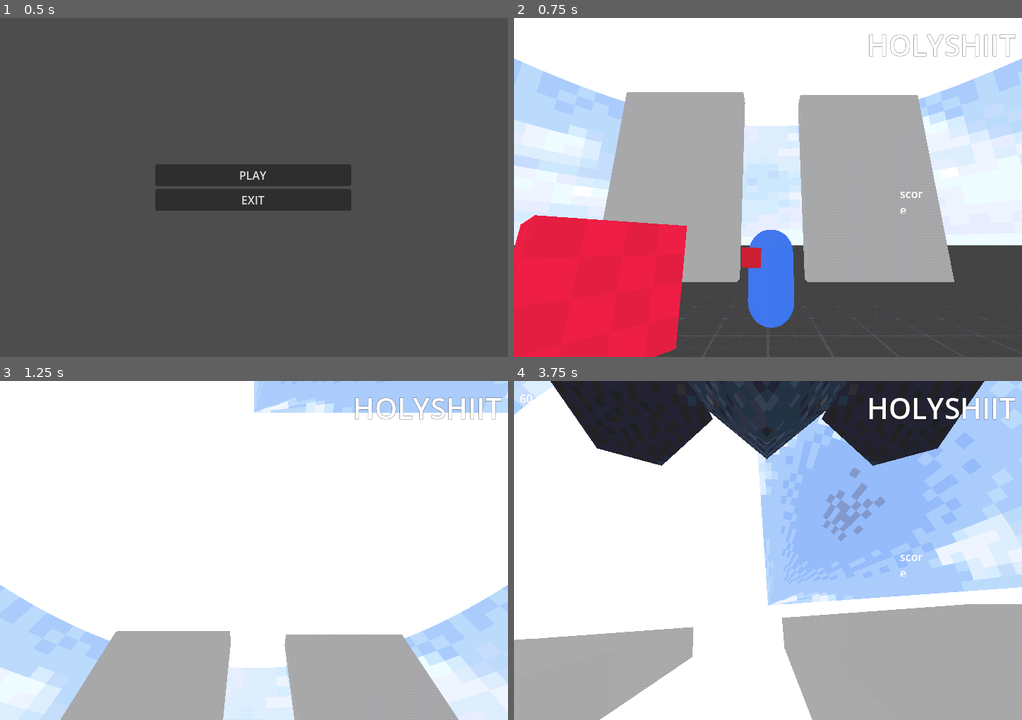
Above: before the commit, frames 1-4 (two rows, left to right).
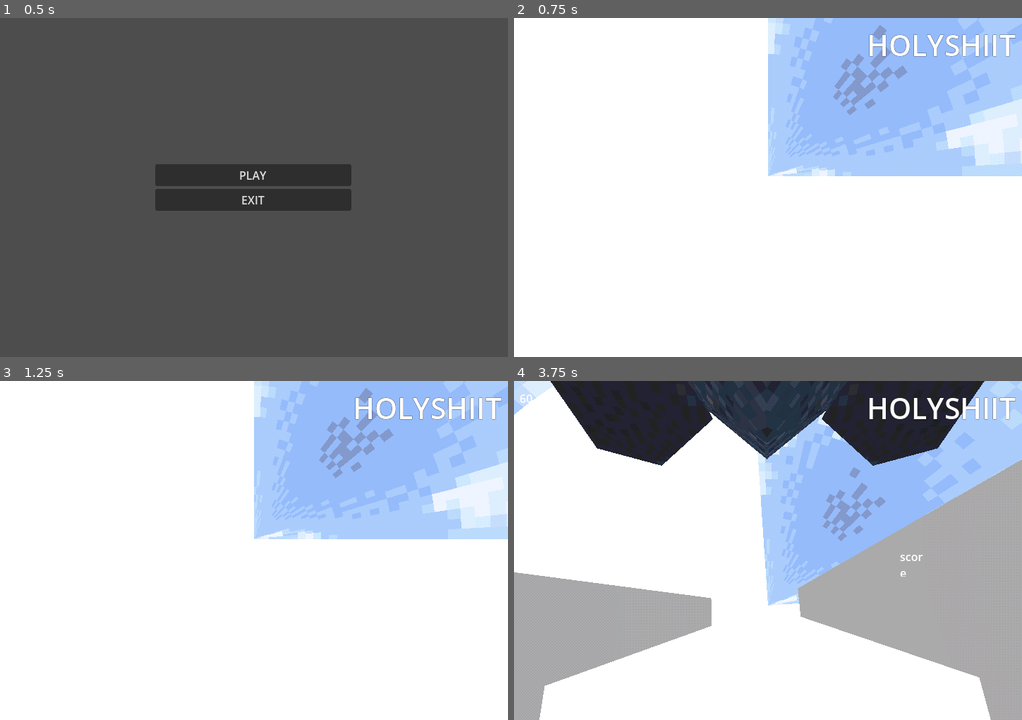
Above: after the commit, the same moments.

Repository: bluebanana21/boar-man
Game: Godot game, scene res://scenes/World/main_menu.tscn
Same seed, same stepped clock (60 frames per second), same inputs: the game is played once before the commit and once after it. Before the commit the project starts from res://scenes/World_scenes/main_menu.tscn.
Inputs (mouse positions are in pixels of both pictures, inside the frame that each line leads up to):
- Up to frame 1 (0.5 s): no input
- Up to frame 2 (0.75 s): click "PLAY" at 0.5 s
- Up to frame 3 (1.25 s): no input
- Up to frame 4 (3.75 s): tap Enter (ui_accept) at 1.25, 1.52, 2, 2.27, 2.75 s; move the mouse to (798, 550) at 1.27 s; press the mouse at (798, 550) at 1.28 s; hold W (forward) from 1.28 s (still down); move the mouse to (742, 550) at 2.02 s; release the mouse at (742, 550) at 2.03 s; click (742, 550) at 2.1 s; move the mouse to (778, 543) at 2.77 s; press the mouse at (778, 543) at 2.78 s; move the mouse to (762, 557) at 3.52 s; release the mouse at (762, 557) at 3.53 s; click (762, 557) at 3.6 s

Frame 1 is identical in both runs. In frame 2, 80% of the frame differs, in the area x 0-100%, y 0-100%; in frame 3, 44%; in frame 4, 28%.

Commit message:
update: added victim wander/idle state

Diff:
--- a/project.godot
+++ b/project.godot
@@ -11,7 +11,7 @@
 [application]
 
 config/name="Boar_man"
-run/main_scene="res://scenes/World_scenes/main_menu.tscn"
+run/main_scene="res://scenes/World/main_menu.tscn"
 config/features=PackedStringArray("4.3", "Mobile")
 config/icon="res://icon.svg"
 
@@ -24,7 +24,6 @@
 window/size/viewport_width=720
 window/size/viewport_height=480
 window/stretch/mode="viewport"
-window/vsync/vsync_mode=0
 
 [editor_plugins]
 
--- a/scenes/Player_scenes/player.tscn
+++ b/scenes/Player/player.tscn
@@ -2,7 +2,7 @@
 
 [ext_resource type="Texture2D" uid="uid://bnfol87xk2rbs" path="res://assets/3d-models/Player/boar-man-char_boarman-trim-3.png" id="1_pkxwr"]
 [ext_resource type="Shader" path="res://assets/shader/psx.gdshader" id="2_uf7br"]
-[ext_resource type="PackedScene" uid="uid://b000htv401a6g" path="res://scenes/Player_scenes/axe_weapon.tscn" id="4_wh33s"]
+[ext_resource type="PackedScene" uid="uid://b000htv401a6g" path="res://scenes/Player/axe_weapon.tscn" id="4_wh33s"]
 [ext_resource type="Script" path="res://scripts/states/state_machine.gd" id="5_ljhhb"]
 [ext_resource type="Script" path="res://scripts/Player/States/fps_movement.gd" id="6_q1i84"]
 [ext_resource type="Script" path="res://scripts/Player/States/tank_movement.gd" id="7_5br3y"]
@@ -362,21 +362,21 @@
 bones/7/rest = Transform3D(0.113638, 0.985997, -0.122047, 0.0751962, 0.113954, 0.990636, 0.990672, -0.121751, -0.0611938, 0.0183, 0.19039, -0.00355813)
 bones/7/enabled = true
 bones/7/position = Vector3(0.0183, 0.19039, -0.00355813)
-bones/7/rotation = Quaternion(-0.514995, -0.515148, -0.421667, 0.54)
+bones/7/rotation = Quaternion(-0.541727, -0.480262, -0.396952, 0.56419)
 bones/7/scale = Vector3(1, 0.999999, 1)
 bones/8/name = "upper_arm.L"
 bones/8/parent = 7
 bones/8/rest = Transform3D(0.0983943, 0.0802588, 0.991906, -0.995052, -0.00588488, 0.0991825, 0.0137976, -0.996756, 0.0792827, -0.00175682, 0.181514, -0.0238596)
 bones/8/enabled = true
 bones/8/position = Vector3(-0.00175682, 0.181514, -0.0238596)
-bones/8/rotation = Quaternion(-0.494969, 0.432331, -0.510775, 0.554261)
+bones/8/rotation = Quaternion(-0.603463, 0.647962, -0.300421, 0.354578)
 bones/8/scale = Vector3(1, 0.999999, 1)
 bones/9/name = "forearm.L"
 bones/9/parent = 8
 bones/9/rest = Transform3D(0.93602, 0.187783, 0.297666, -0.00810107, 0.857038, -0.51519, -0.351855, 0.479816, 0.803725, -5.58794e-09, 0.278044, -8.84756e-09)
 bones/9/enabled = true
 bones/9/position = Vector3(-5.58794e-09, 0.278044, -8.84756e-09)
-bones/9/rotation = Quaternion(0.347935, 0.0898291, -0.247579, 0.899765)
+bones/9/rotation = Quaternion(0.167404, 0.178442, -0.0728987, 0.966861)
 bones/9/scale = Vector3(1, 1, 1)
 bones/10/name = "hand.L"
 bones/10/parent = 9
@@ -390,21 +390,21 @@
 bones/11/rest = Transform3D(0.113638, -0.985997, 0.122047, -0.0751966, 0.113954, 0.990636, -0.990672, -0.121752, -0.0611941, -0.0183, 0.19039, -0.00355814)
 bones/11/enabled = true
 bones/11/position = Vector3(-0.0183, 0.19039, -0.00355814)
-bones/11/rotation = Quaternion(-0.515308, 0.514756, 0.421389, 0.540292)
+bones/11/rotation = Quaternion(-0.46686, 0.569725, 0.45995, 0.495885)
 bones/11/scale = Vector3(1, 1, 1)
 bones/12/name = "upper_arm.R"
 bones/12/parent = 11
 bones/12/rest = Transform3D(0.0983939, -0.0802586, -0.991906, 0.995052, -0.00588524, 0.0991822, -0.0137978, -0.996757, 0.0792824, 0.00175683, 0.181514, -0.0238595)
 bones/12/enabled = true
 bones/12/position = Vector3(0.00175683, 0.181514, -0.0238595)
-bones/12/rotation = Quaternion(-0.547313, -0.52673, 0.434981, 0.483524)
+bones/12/rotation = Quaternion(-0.424343, -0.316935, 0.581116, 0.617891)
 bones/12/scale = Vector3(1, 1, 1)
 bones/13/name = "forearm.R"
 bones/13/parent = 12
 bones/13/rest = Transform3D(0.93602, -0.187783, -0.297666, 0.00810096, 0.857038, -0.51519, 0.351855, 0.479816, 0.803725, 2.79397e-08, 0.278044, 9.31323e-09)
 bones/13/enabled = true
 bones/13/position = Vector3(2.79397e-08, 0.278044, 9.31323e-09)
-bones/13/rotation = Quaternion(0.0944475, -0.152084, 0.10977, 0.977702)
+bones/13/rotation = Quaternion(0.192498, -0.0553199, 0.271434, 0.941386)
 bones/13/scale = Vector3(1, 1, 1)
 bones/14/name = "hand.R"
 bones/14/parent = 13
@@ -432,28 +432,28 @@
 bones/17/rest = Transform3D(0.981691, 0.187697, -0.0324336, 0.190457, -0.969817, 0.152254, -0.00287693, -0.155644, -0.987809, 0.098, 0.0675742, 0.0156842)
 bones/17/enabled = true
 bones/17/position = Vector3(0.098, 0.0675742, 0.0156842)
-bones/17/rotation = Quaternion(0.987468, 0.0955833, -0.00427392, -0.125509)
+bones/17/rotation = Quaternion(0.980324, 0.090027, -0.0323982, 0.172659)
 bones/17/scale = Vector3(1, 1, 1)
 bones/18/name = "shin.L"
 bones/18/parent = 17
 bones/18/rest = Transform3D(0.985935, -0.163665, 0.033846, 0.163582, 0.986516, 0.00519947, -0.0342406, 0.000410266, 0.999413, 1.28057e-09, 0.307797, -9.31323e-10)
 bones/18/enabled = true
 bones/18/position = Vector3(1.28057e-09, 0.307797, -9.31323e-10)
-bones/18/rotation = Quaternion(0.15379, 0.0334708, 0.078709, 0.984395)
+bones/18/rotation = Quaternion(0.104012, 0.0282534, 0.0800188, 0.990949)
 bones/18/scale = Vector3(1, 1, 0.999999)
 bones/19/name = "foot.L"
 bones/19/parent = 18
 bones/19/rest = Transform3D(0.999699, -0.00270438, -0.0244004, 0.0244846, 0.182216, 0.982954, 0.00178785, -0.983255, 0.182227, -1.07393e-08, 0.382628, 1.88302e-08)
 bones/19/enabled = true
 bones/19/position = Vector3(-1.07393e-08, 0.382628, 1.88302e-08)
-bones/19/rotation = Quaternion(-0.722895, -0.00946934, 0.00781203, 0.690848)
+bones/19/rotation = Quaternion(-0.595116, -0.00800509, 0.00930681, 0.803546)
 bones/19/scale = Vector3(1, 1, 1)
 bones/20/name = "toe.L"
 bones/20/parent = 19
 bones/20/rest = Transform3D(-1, 4.53409e-08, 1.45115e-07, 6.81997e-09, 0.966911, -0.255113, -1.5188e-07, -0.255113, -0.966911, 2.30175e-09, 0.159298, 6.10605e-08)
 bones/20/enabled = true
 bones/20/position = Vector3(2.30175e-09, 0.159298, 6.10605e-08)
-bones/20/rotation = Quaternion(2.94166e-07, 0.976817, -0.214077, 4.98455e-08)
+bones/20/rotation = Quaternion(1.38957e-08, 0.991663, -0.128859, 7.49622e-08)
 bones/20/scale = Vector3(1, 1, 1)
 bones/21/name = "heel.02.L"
 bones/21/parent = 19
@@ -467,28 +467,28 @@
 bones/22/rest = Transform3D(0.981694, -0.187697, 0.0324296, -0.190457, -0.969817, 0.152255, 0.00287289, -0.155644, -0.987811, -0.098, 0.0675742, 0.0156841)
 bones/22/enabled = true
 bones/22/position = Vector3(-0.098, 0.0675742, 0.0156841)
-bones/22/rotation = Quaternion(0.977582, -0.0895229, 0.0337627, 0.18756)
+bones/22/rotation = Quaternion(0.962551, -0.0953204, -0.00827345, -0.253655)
 bones/22/scale = Vector3(1, 1, 1)
 bones/23/name = "shin.R"
 bones/23/parent = 22
 bones/23/rest = Transform3D(0.985935, 0.163664, -0.0338455, -0.163582, 0.986516, 0.00520045, 0.0342403, 0.000409221, 0.999414, -1.00117e-08, 0.307797, 9.31323e-09)
 bones/23/enabled = true
 bones/23/position = Vector3(-1.00117e-08, 0.307797, 9.31323e-09)
-bones/23/rotation = Quaternion(0.322748, -0.0508374, -0.0726298, 0.942324)
+bones/23/rotation = Quaternion(0.173084, -0.035481, -0.0781437, 0.981161)
 bones/23/scale = Vector3(1, 1, 1)
 bones/24/name = "foot.R"
 bones/24/parent = 23
 bones/24/rest = Transform3D(0.999699, 0.00270235, 0.0243995, -0.0244834, 0.182218, 0.982953, -0.00178974, -0.983254, 0.182229, -2.28465e-08, 0.382627, 8.09086e-09)
 bones/24/enabled = true
 bones/24/position = Vector3(-2.28465e-08, 0.382627, 8.09086e-09)
-bones/24/rotation = Quaternion(-0.663322, 0.00879125, -0.00856735, 0.748234)
+bones/24/rotation = Quaternion(-0.518958, 0.00711882, -0.0100002, 0.854712)
 bones/24/scale = Vector3(1, 1, 1)
 bones/25/name = "toe.R"
 bones/25/parent = 24
 bones/25/rest = Transform3D(-1, -2.02669e-07, -6.01546e-07, -4.25013e-08, 0.966911, -0.255113, 6.33345e-07, -0.255113, -0.966911, -7.25345e-09, 0.159298, 5.70291e-08)
 bones/25/enabled = true
 bones/25/position = Vector3(-7.25345e-09, 0.159298, 5.70291e-08)
-bones/25/rotation = Quaternion(1.30346e-08, 0.976156, -0.217071, -3.41457e-07)
+bones/25/rotation = Quaternion(-1.42355e-07, 0.842453, -0.538769, -3.2691e-07)
 bones/25/scale = Vector3(1, 1, 1)
 bones/26/name = "heel.02.R"
 bones/26/parent = 24
@@ -503,7 +503,7 @@
 skin = SubResource("Skin_csxyf")
 
 [node name="BoneAttachment3D" type="BoneAttachment3D" parent="metarig/Skeleton3D"]
-transform = Transform3D(-0.983911, 0.175336, -0.0342934, -0.171366, -0.980482, -0.0963821, -0.0505233, -0.0889546, 0.994754, -0.215513, 0.157815, -0.15321)
+transform = Transform3D(-0.821017, 0.559811, -0.111993, -0.492631, -0.595549, 0.634536, 0.288523, 0.576137, 0.764736, -0.109853, 0.256091, 0.20693)
 bone_name = "hand.R"
 bone_idx = 14
 
--- a/scenes/Victim_scenes/victim.tscn
+++ b/scenes/Victim/victim.tscn
@@ -1,6 +1,10 @@
-[gd_scene load_steps=11 format=3 uid="uid://bwlf6mht7tj31"]
+[gd_scene load_steps=15 format=3 uid="uid://bwlf6mht7tj31"]
 
-[ext_resource type="Script" path="res://scripts/victim_scripts/victim.gd" id="1_dh56u"]
+[ext_resource type="Script" path="res://scripts/states/state_machine.gd" id="2_xp636"]
+[ext_resource type="Script" path="res://scripts/victim_scripts/States/victim_idle.gd" id="3_dtdox"]
+[ext_resource type="Script" path="res://scripts/victim_scripts/States/victim_scared.gd" id="4_43h4f"]
+[ext_resource type="Script" path="res://scripts/victim_scripts/States/victim_violent.gd" id="5_a6jay"]
+[ext_resource type="Script" path="res://scripts/victim_scripts/States/victim_dead.gd" id="6_fn26f"]
 
 [sub_resource type="CapsuleShape3D" id="CapsuleShape3D_he4ew"]
 
@@ -102,7 +106,6 @@
 
 [node name="Victim" type="CharacterBody3D"]
 transform = Transform3D(1, 0, 0, 0, 1, 0, 0, 0, 1, 0, 1, 0)
-script = ExtResource("1_dh56u")
 
 [node name="CollisionShape3D" type="CollisionShape3D" parent="."]
 shape = SubResource("CapsuleShape3D_he4ew")
@@ -147,3 +150,22 @@
 
 [node name="FOVCast" type="RayCast3D" parent="."]
 transform = Transform3D(1.91069e-15, 2.09815e-07, -1, 1, -2.09815e-07, 0, -4.37114e-08, -4.8, -4.37114e-08, 0, 0, 0)
+
+[node name="StateMachine" type="Node" parent="." node_paths=PackedStringArray("initial_state")]
+script = ExtResource("2_xp636")
+initial_state = NodePath("VictimIdle")
+
+[node name="VictimIdle" type="Node3D" parent="StateMachine" node_paths=PackedStringArray("victim")]
+script = ExtResource("3_dtdox")
+victim = NodePath("../..")
+move_speed = 2.0
+
+[node name="VictimScared" type="Node3D" parent="StateMachine"]
+script = ExtResource("4_43h4f")
+
+[node name="VictimViolent" type="Node3D" parent="StateMachine"]
+script = ExtResource("5_a6jay")
+
+[node name="VictimDead" type="Node3D" parent="StateMachine"]
+transform = Transform3D(1, 0, 0, 0, 1, 0, 0, -4.62812e-29, 1, 0, 0, 4.62812e-29)
+script = ExtResource("6_fn26f")
--- a/scenes/World_scenes/world.tscn
+++ b/scenes/World/world.tscn
@@ -1,29 +1,29 @@
 [gd_scene load_steps=32 format=3 uid="uid://bn22r1qaycqkx"]
 
-[ext_resource type="Texture2D" uid="uid://c8arnlq67qi7" path="res://assets/textures/grids/Dark/texture_05.png" id="1_20tk5"]
-[ext_resource type="Texture2D" uid="uid://b58xv1joypxo5" path="res://assets/textures/grids/Orange/texture_09.png" id="2_4g7fi"]
-[ext_resource type="Texture2D" uid="uid://cb6jn5q5c4fgk" path="res://assets/shader/Daylight-Box-UV-psx-1.png" id="2_olrgw"]
-[ext_resource type="Script" path="res://scripts/World_scripts/game_manager.gd" id="2_qftlj"]
-[ext_resource type="Texture2D" uid="uid://djg8y25y06h5n" path="res://assets/textures/grids/Green/texture_09.png" id="3_5yguv"]
-[ext_resource type="Texture2D" uid="uid://hu5rfl6qr2nv" path="res://assets/textures/grids/Red/texture_09.png" id="4_bbcvw"]
-[ext_resource type="Script" path="res://addons/phantom_camera/scripts/phantom_camera/phantom_camera_3d.gd" id="6_m5yp5"]
-[ext_resource type="Script" path="res://addons/phantom_camera/scripts/resources/tween_resource.gd" id="8_0iifm"]
-[ext_resource type="Script" path="res://addons/phantom_camera/scripts/resources/camera_3d_resource.gd" id="8_huh2v"]
-[ext_resource type="Script" path="res://addons/phantom_camera/scripts/phantom_camera_host/phantom_camera_host.gd" id="9_5lj70"]
-[ext_resource type="Script" path="res://scripts/World_scripts/area_3d.gd" id="10_3ba0x"]
-[ext_resource type="Shader" path="res://assets/shader/psx-post.gdshader" id="11_ojjgn"]
-[ext_resource type="PackedScene" uid="uid://ct4djq7gy118w" path="res://scenes/Player_scenes/player.tscn" id="12_7522c"]
-[ext_resource type="PackedScene" uid="uid://bwlf6mht7tj31" path="res://scenes/Victim_scenes/victim.tscn" id="13_dyovg"]
+[ext_resource type="Shader" path="res://assets/shader/psx-post.gdshader" id="1_m0arw"]
+[ext_resource type="Script" path="res://scripts/World_scripts/game_manager.gd" id="2_fr81a"]
+[ext_resource type="Texture2D" uid="uid://cb6jn5q5c4fgk" path="res://assets/shader/Daylight-Box-UV-psx-1.png" id="3_3b12k"]
+[ext_resource type="Texture2D" uid="uid://c8arnlq67qi7" path="res://assets/textures/grids/Dark/texture_05.png" id="4_bd5fh"]
+[ext_resource type="Texture2D" uid="uid://b58xv1joypxo5" path="res://assets/textures/grids/Orange/texture_09.png" id="5_jsikv"]
+[ext_resource type="Texture2D" uid="uid://djg8y25y06h5n" path="res://assets/textures/grids/Green/texture_09.png" id="6_qq23o"]
+[ext_resource type="Texture2D" uid="uid://hu5rfl6qr2nv" path="res://assets/textures/grids/Red/texture_09.png" id="7_kyjkd"]
+[ext_resource type="Script" path="res://addons/phantom_camera/scripts/phantom_camera/phantom_camera_3d.gd" id="8_apvkx"]
+[ext_resource type="Script" path="res://addons/phantom_camera/scripts/resources/tween_resource.gd" id="9_l504v"]
+[ext_resource type="Script" path="res://addons/phantom_camera/scripts/resources/camera_3d_resource.gd" id="10_px4si"]
+[ext_resource type="Script" path="res://scripts/World_scripts/area_3d.gd" id="11_a1ol5"]
+[ext_resource type="Script" path="res://addons/phantom_camera/scripts/phantom_camera_host/phantom_camera_host.gd" id="12_t5ikb"]
+[ext_resource type="PackedScene" uid="uid://ct4djq7gy118w" path="res://scenes/Player/player.tscn" id="13_of4av"]
+[ext_resource type="PackedScene" uid="uid://bwlf6mht7tj31" path="res://scenes/Victim/victim.tscn" id="14_cu2co"]
 
 [sub_resource type="ShaderMaterial" id="ShaderMaterial_yeixw"]
-shader = ExtResource("11_ojjgn")
+shader = ExtResource("1_m0arw")
 shader_parameter/enabled = true
 shader_parameter/dithering = true
 shader_parameter/colors = 16
 shader_parameter/dither_size = 1
 
 [sub_resource type="PanoramaSkyMaterial" id="PanoramaSkyMaterial_otqnr"]
-panorama = ExtResource("2_olrgw")
+panorama = ExtResource("3_3b12k")
 filter = false
 
 [sub_resource type="Sky" id="Sky_w8b7c"]
@@ -287,14 +287,14 @@
 shape = SubResource("BoxShape3D_lodn7")
 
 [node name="Camera3D" type="Camera3D" parent="SubViewportContainer/SubViewport/Cameras"]
-transform = Transform3D(1, 0, 0, 0, 1, 0, 0, 0, 1, 0, 1.66054, -0.274462)
+transform = Transform3D(1, 0, 0, 0, 0.052336, -0.99863, 0, 0.99863, 0.052336, 0, 1.66054, -0.274462)
 
 [node name="PhantomCameraHost" type="Node" parent="SubViewportContainer/SubViewport/Cameras/Camera3D"]
-script = ExtResource("9_5lj70")
-
-[node name="boar-man-char" parent="SubViewportContainer/SubViewport" instance=ExtResource("12_7522c")]
-
-[node name="victim" parent="SubViewportContainer/SubViewport" instance=ExtResource("13_dyovg")]
+script = ExtResource("12_t5ikb")
+
+[node name="boar-man-char" parent="SubViewportContainer/SubViewport" instance=ExtResource("13_of4av")]
+
+[node name="victim" parent="SubViewportContainer/SubViewport" instance=ExtResource("14_cu2co")]
 transform = Transform3D(1, 0, 0, 0, 1, 0, 0, 0, 1, 0, 1, -5.68125)
 
 [connection signal="timeout" from="SubViewportContainer/GameManager/KillTimer" to="SubViewportContainer/GameManager" method="_on_kill_timer_timeout"]
--- a/scripts/World_scripts/main_menu.gd
+++ b/scripts/World_scripts/main_menu.gd
@@ -2,7 +2,7 @@
 
 
 func _on_play_pressed() -> void:
-	get_tree().change_scene_to_file("res://scenes/World_scenes/world.tscn")
+	get_tree().change_scene_to_file("res://scenes/World/world.tscn")
 
 
 func _on_exit_pressed() -> void:
--- /dev/null
+++ b/scripts/victim_scripts/States/victim_dead.gd
@@ -0,0 +1,14 @@
+extends State
+class_name VictimDead
+
+
+func Enter():
+	pass
+
+
+func Update(delta: float):
+	pass
+
+
+func Physics_update(delta: float):
+	pass
--- /dev/null
+++ b/scripts/victim_scripts/States/victim_idle.gd
@@ -0,0 +1,37 @@
+extends State
+class_name VictimIdle
+
+@export var victim:CharacterBody3D
+@export var move_speed: float = 10.0
+@export var rotation_speed : float = TAU * 2
+
+var _theta : float
+var move_direction : Vector3
+var wander_time:float
+
+func randomize_wander():
+	move_direction = Vector3(randf_range(-1, 1), 0.0, randf_range(-1, 1)).normalized()
+	wander_time = randf_range(1,3)
+
+# Called when the node enters the scene tree for the first time.
+func Enter():
+	randomize_wander()
+
+
+func Update(delta: float):
+	if wander_time > 0:
+		wander_time -= delta
+	else:
+		randomize_wander()
+
+
+
+func Physics_update(delta: float):
+	if victim:
+		victim.velocity = move_direction * move_speed
+
+	if move_direction:
+		_theta = wrapf(atan2(move_direction.x, move_direction.z) - victim.rotation.y, -PI, PI)
+		victim.rotation.y += clamp(rotation_speed * delta, 0, abs(_theta)) * sign(_theta)
+
+	victim.move_and_slide()
--- /dev/null
+++ b/scripts/victim_scripts/States/victim_scared.gd
@@ -0,0 +1,14 @@
+extends State
+class_name VictimScared
+
+# Called when the node enters the scene tree for the first time.
+func Enter():
+	pass
+
+
+func Update(delta: float):
+	pass
+
+
+func Physics_update(delta: float):
+	pass
--- /dev/null
+++ b/scripts/victim_scripts/States/victim_violent.gd
@@ -0,0 +1,14 @@
+extends State
+class_name VictimViolent
+
+# Called when the node enters the scene tree for the first time.
+func Enter():
+	pass
+
+
+func Update(delta: float):
+	pass
+
+
+func Physics_update(delta: float):
+	pass
Renamed: scenes/Player_scenes/axe_weapon.tscn -> scenes/Player/axe_weapon.tscn
Renamed: scenes/Player_scenes/player.gd -> scenes/Player/player.gd
Renamed: scenes/World_scenes/main_menu.tscn -> scenes/World/main_menu.tscn
Not shown: 9 places in scenes/World/world.tscn that only renumber resources
Not shown, added: scenes/Player/pla4314.tmp
Not shown, added: scenes/Player/pla563C.tmp
Not shown, added: scenes/Player/pla573F.tmp
Not shown, added: scenes/Player/plaA82D.tmp
Not shown, added: scenes/Player/plaFB8D.tmp
